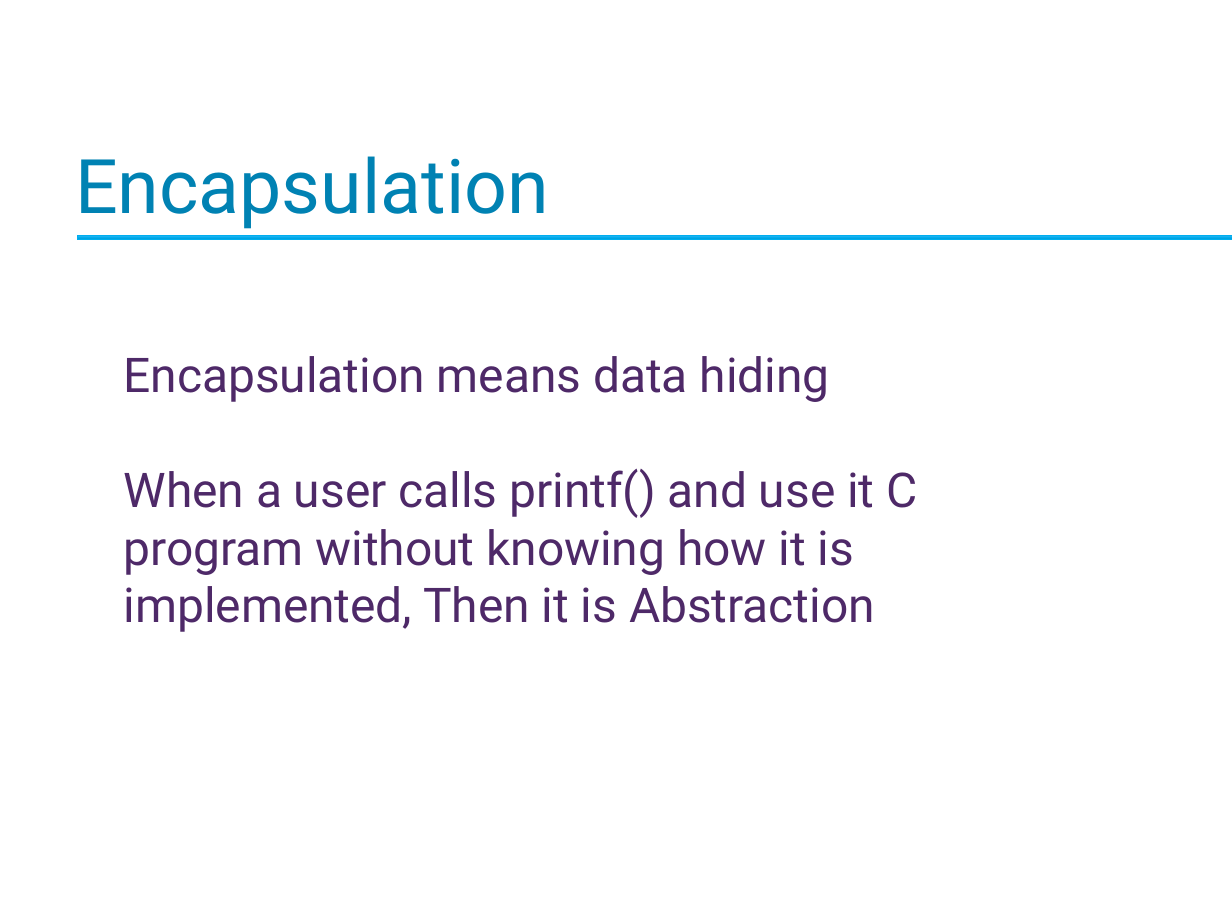
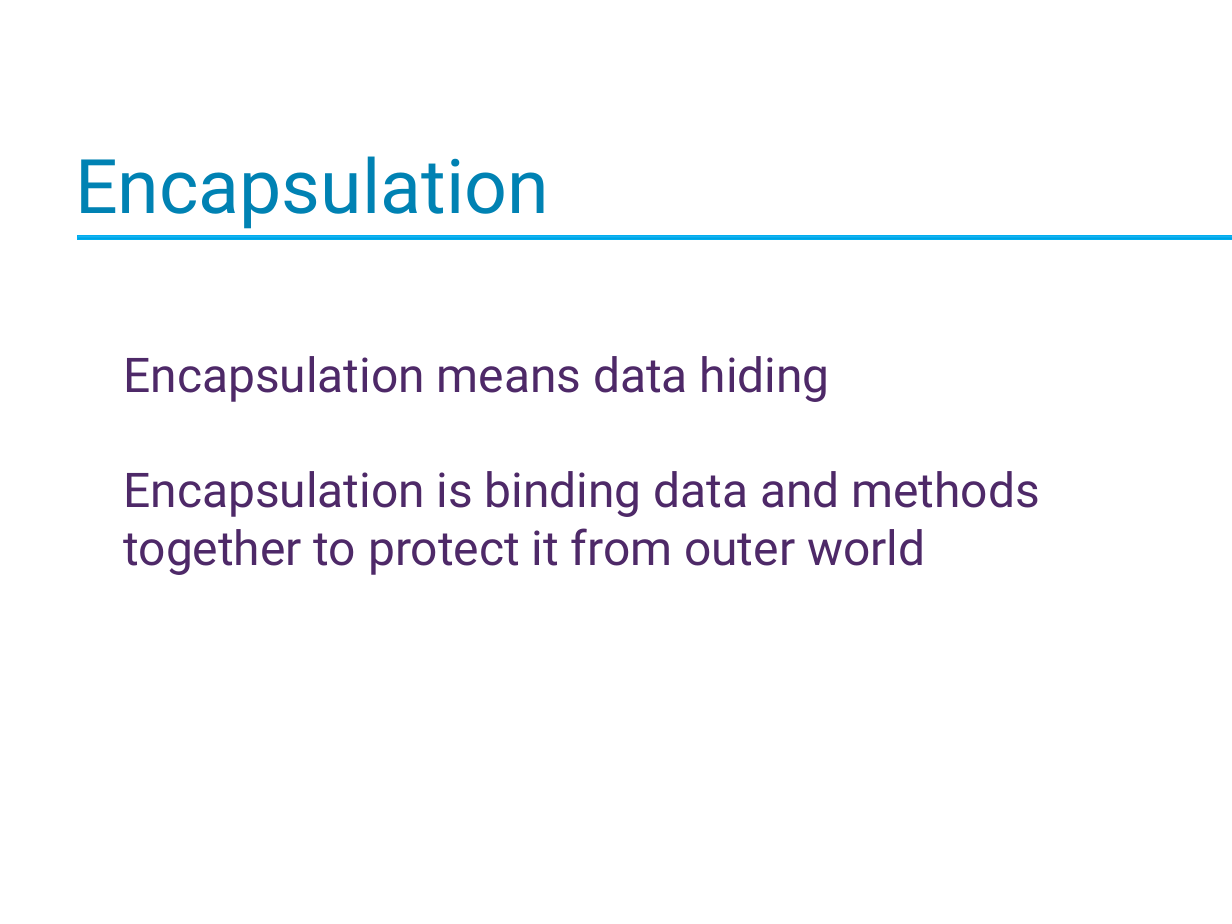
Before and after one commit to Imran4424/C-Plus-Plus-Object-Oriented, a slide deck: slide 5 of OOP.pptx. Drawn at 1232x924 pixels with LibreOffice and Linux fonts; fonts in the diff are those of the drawing; background and template pictures are left out. Boxes give left, top, right and bottom in pixels: in the first picture for what was removed or moved away, otherwise in the second. Text is boxed around its words. In the diff, an @@ line names an element or a change of style, - is before the commit and + after.

Commit message:
oop slide

```diff
--- a/OOP.pptx
+++ b/OOP.pptx
@@ text at [124,471,1040,575]: text changed @@
-When a user calls printf() and use it C program without knowing how it is implemented, Then it is Abstraction
+Encapsulation is binding data and methods together to protect it from outer world
```
Also in this commit, not shown: 1 slide added.
